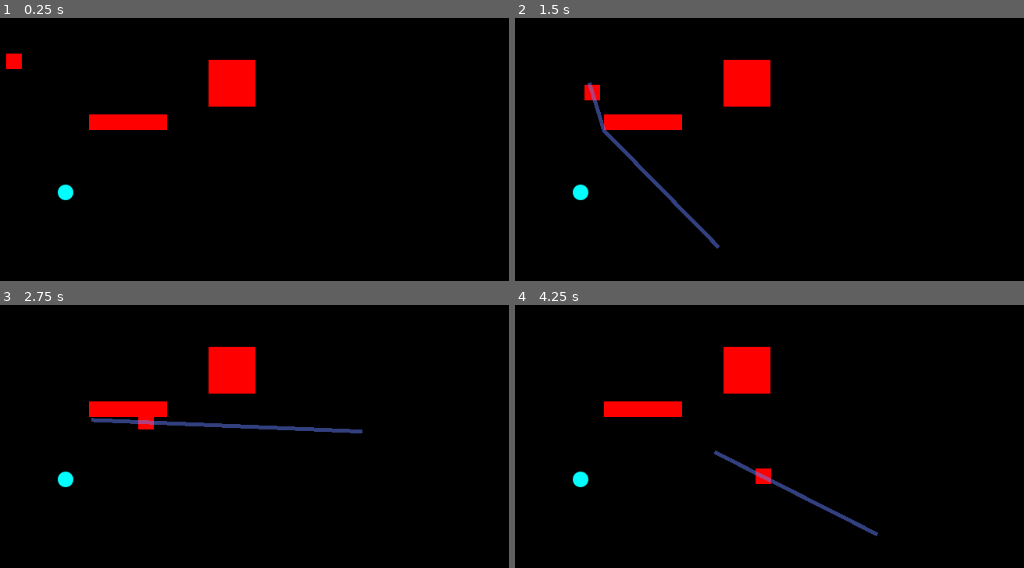
Above: before the commit, frames 1-4 (two rows, left to right).
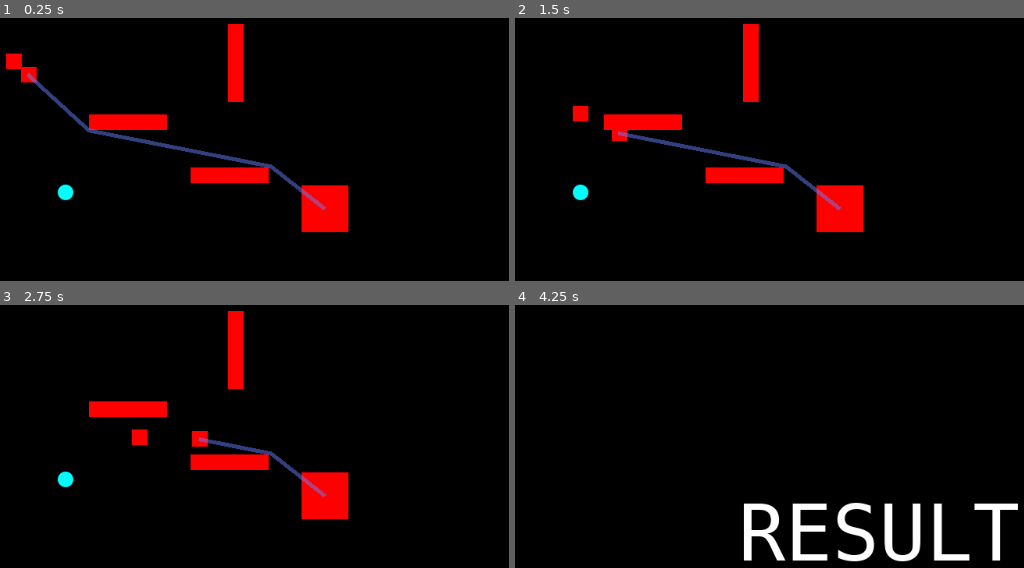
Above: after the commit, the same moments.

Repository: hsandt/bot-competition
Game: Godot game, scene res://Scenes/Arena.tscn
The game is run twice, just before and just after one commit, with the same random seed, the same clock (stepped at 60 frames per second) and the same inputs.
Inputs (mouse positions are in pixels of both pictures, inside the frame that each line leads up to):
- Up to frame 1 (0.25 s): no input
- Up to frame 2 (1.5 s): tap Enter at 0.5 s; move the mouse to (outside the picture) at 0.52 s; press the mouse at (outside the picture) at 0.53 s; hold Right (ui_right) 0.53-1.28 s; move the mouse to (718, 270) at 1.27 s; release the mouse at (718, 270) at 1.28 s; hold Down (ui_down) from 1.28 s (still down); click (718, 270) at 1.35 s
- Up to frame 3 (2.75 s): move the mouse to (442, 431) at 2.02 s; release Down (ui_down) at 2.03 s; press the mouse at (442, 431) at 2.03 s; hold Right (ui_right) from 2.03 s (still down)
- Up to frame 4 (4.25 s): move the mouse to (outside the picture) at 2.77 s; release Right (ui_right) at 2.78 s; release the mouse at (outside the picture) at 2.78 s; hold Up (ui_up) 2.78-3.53 s; click (outside the picture) at 2.85 s; move the mouse to (outside the picture) at 3.52 s; press the mouse at (outside the picture) at 3.53 s; hold Left (ui_left) from 3.53 s (still down)

The runs differ from the first frame. In frame 1, 5.5% of the frame differs, in the area x 4-69%, y 2-82%; in frame 2, 6.1%; in frame 3, 6.0%; in frame 4, 7.8%, in the area x 11-99%, y 15-98%.

Commit message:
[BOT] Added bot that moves to goal using navmesh. Split Character into HumanCharacter and base Character. Added AICharacter that seeks goal automatically.

Diff:
--- a/Scenes/Arena.tscn
+++ b/Scenes/Arena.tscn
@@ -1,22 +1,24 @@
-[gd_scene load_steps=11 format=2]
+[gd_scene load_steps=12 format=2]
 
 [ext_resource path="res://Graphics/Sprites/square_red.png" type="Texture" id=1]
 [ext_resource path="res://Scenes/Prefabs/Goal.tscn" type="PackedScene" id=2]
 [ext_resource path="res://Scenes/Prefabs/AppManager.tscn" type="PackedScene" id=3]
-[ext_resource path="res://Scripts/Character.gd" type="Script" id=4]
+[ext_resource path="res://Scenes/Prefabs/HumanCharacter.tscn" type="PackedScene" id=4]
 [ext_resource path="res://Scripts/Navigation2D.gd" type="Script" id=5]
 [ext_resource path="res://Tilesets/tileset.tres" type="TileSet" id=6]
 [ext_resource path="res://Scenes/Prefabs/Palet.tscn" type="PackedScene" id=7]
+[ext_resource path="res://Scenes/Prefabs/AICharacter.tscn" type="PackedScene" id=8]
 
 [sub_resource type="RectangleShape2D" id=1]
 extents = Vector2( 50, 10 )
 
 [sub_resource type="RectangleShape2D" id=2]
+extents = Vector2( 10, 50 )
 
 [sub_resource type="NavigationPolygon" id=3]
-vertices = PoolVector2Array( 260, 150, 510, 300, 0, 300, 160, 150, 0, 0, 160, 130, 510, 0, 260, 130 )
-polygons = [ PoolIntArray( 0, 1, 2, 3 ), PoolIntArray( 3, 2, 4, 5 ), PoolIntArray( 5, 4, 6, 7 ), PoolIntArray( 6, 1, 0, 7 ) ]
-outlines = [ PoolVector2Array( 0, 0, 510, 0, 510, 300, 0, 300 ), PoolVector2Array( 160, 150, 160, 130, 260, 130, 260, 150 ) ]
+vertices = PoolVector2Array( 358.307, 117.998, 392.971, 196.149, 287.72, 196.149, 225.956, 187.956, 260, 150, 337.509, 114.217, 358.307, 14.6376, 510, 0, 510, 300, 0, 0, 338.139, 14.0074, 260, 130, 225.325, 283.753, 289.61, 217.577, 160, 130, 0, 300, 160, 150, 392.971, 220.098, 207.048, 186.695, 208.309, 284.383 )
+polygons = [ PoolIntArray( 0, 1, 2, 3, 4, 5 ), PoolIntArray( 0, 6, 7, 8, 1 ), PoolIntArray( 9, 7, 6, 10 ), PoolIntArray( 5, 4, 11 ), PoolIntArray( 12, 3, 2, 13 ), PoolIntArray( 9, 10, 5, 11, 14 ), PoolIntArray( 15, 9, 14, 16 ), PoolIntArray( 8, 17, 1 ), PoolIntArray( 16, 4, 3, 18 ), PoolIntArray( 15, 16, 18, 19 ), PoolIntArray( 8, 15, 19, 12 ), PoolIntArray( 17, 8, 12, 13 ) ]
+outlines = [ PoolVector2Array( 0, 0, 510, 0, 510, 300, 0, 300 ), PoolVector2Array( 160, 150, 160, 130, 260, 130, 260, 150 ), PoolVector2Array( 207.048, 186.695, 208.309, 284.383, 225.325, 283.753, 225.956, 187.956 ), PoolVector2Array( 338.139, 14.0074, 358.307, 14.6376, 358.307, 117.998, 337.509, 114.217 ), PoolVector2Array( 287.72, 196.149, 392.971, 196.149, 392.971, 220.098, 289.61, 217.577 ) ]
 
 [node name="Root" type="Node2D"]
 
@@ -33,30 +35,54 @@
 texture = ExtResource( 1 )
 
 [node name="CollisionShape2D" type="CollisionShape2D" parent="Wall"]
+z_index = 1
 shape = SubResource( 1 )
 
-[node name="Goal" parent="." instance=ExtResource( 2 )]
-position = Vector2( 342.859, 89.786 )
+[node name="Wall2" type="StaticBody2D" parent="."]
+position = Vector2( 339.564, 208.326 )
+__meta__ = {
+"_edit_group_": true
+}
+
+[node name="Sprite" type="Sprite" parent="Wall2"]
+scale = Vector2( 5, 1 )
+texture = ExtResource( 1 )
+
+[node name="CollisionShape2D" type="CollisionShape2D" parent="Wall2"]
+z_index = 1
+shape = SubResource( 1 )
+
+[node name="Wall3" type="StaticBody2D" parent="."]
+position = Vector2( 347.65, 64.2488 )
+
+[node name="Sprite" type="Sprite" parent="Wall3"]
+scale = Vector2( 1, 5 )
+texture = ExtResource( 1 )
+
+[node name="CollisionShape2D" type="CollisionShape2D" parent="Wall3"]
+z_index = 1
+shape = SubResource( 2 )
+
+[node name="Wall4" type="StaticBody2D" parent="."]
+position = Vector2( 347.65, 64.2488 )
+
+[node name="Sprite" type="Sprite" parent="Wall4"]
+scale = Vector2( 1, 5 )
+texture = ExtResource( 1 )
+
+[node name="CollisionShape2D" type="CollisionShape2D" parent="Wall4"]
+position = Vector2( -131.091, 172.057 )
+z_index = 1
+shape = SubResource( 2 )
+
+[node name="Goal" parent="." groups=[
+"goal",
+] instance=ExtResource( 2 )]
+position = Vector2( 462.302, 250.736 )
 
 [node name="AppManager" parent="." instance=ExtResource( 3 )]
 
-[node name="Character" type="KinematicBody2D" parent="." groups=[
-"player",
-]]
-position = Vector2( 64.0776, 62.2726 )
-collision_layer = 8
-collision_mask = 15
-script = ExtResource( 4 )
-__meta__ = {
-"_edit_group_": true
-}
-speed = 100.0
-
-[node name="CollisionShape2D" type="CollisionShape2D" parent="Character"]
-shape = SubResource( 2 )
-
-[node name="Sprite" type="Sprite" parent="Character"]
-texture = ExtResource( 1 )
+[node name="HumanCharacter" parent="." instance=ExtResource( 4 )]
 
 [node name="Navigation2D" type="Navigation2D" parent="." groups=[
 "navigation",
@@ -65,6 +91,9 @@
 
 [node name="NavigationPolygonInstance" type="NavigationPolygonInstance" parent="Navigation2D"]
 navpoly = SubResource( 3 )
+__meta__ = {
+"_edit_lock_": true
+}
 
 [node name="Line2D" type="Line2D" parent="Navigation2D"]
 position = Vector2( 0.000305176, 0.663921 )
@@ -79,7 +108,9 @@
 format = 1
 
 [node name="Palet" parent="." instance=ExtResource( 7 )]
-position = Vector2( 72.7288, 76.8901 )
+position = Vector2( 72.4784, 76.8901 )
 
 [node name="Palet2" parent="." instance=ExtResource( 7 )]
 position = Vector2( 130, 230 )
+
+[node name="AICharacter" parent="." instance=ExtResource( 8 )]
--- /dev/null
+++ b/Scenes/Prefabs/AICharacter.tscn
@@ -0,0 +1,23 @@
+[gd_scene load_steps=4 format=2]
+
+[ext_resource path="res://Scripts/AICharacter.gd" type="Script" id=1]
+[ext_resource path="res://Graphics/Sprites/square_red.png" type="Texture" id=2]
+
+[sub_resource type="RectangleShape2D" id=1]
+
+[node name="AICharacter" type="KinematicBody2D" groups=[
+"bot",
+]]
+position = Vector2( 64.0776, 62.2726 )
+collision_layer = 8
+collision_mask = 15
+script = ExtResource( 1 )
+__meta__ = {
+"_edit_group_": true
+}
+
+[node name="CollisionShape2D" type="CollisionShape2D" parent="."]
+shape = SubResource( 1 )
+
+[node name="Sprite" type="Sprite" parent="."]
+texture = ExtResource( 2 )
--- /dev/null
+++ b/Scenes/Prefabs/HumanCharacter.tscn
@@ -0,0 +1,23 @@
+[gd_scene load_steps=4 format=2]
+
+[ext_resource path="res://Scripts/HumanCharacter.gd" type="Script" id=1]
+[ext_resource path="res://Graphics/Sprites/square_red.png" type="Texture" id=2]
+
+[sub_resource type="RectangleShape2D" id=1]
+
+[node name="HumanCharacter" type="KinematicBody2D" groups=[
+"player",
+]]
+position = Vector2( 64.0776, 62.2726 )
+collision_layer = 8
+collision_mask = 15
+script = ExtResource( 1 )
+__meta__ = {
+"_edit_group_": true
+}
+
+[node name="CollisionShape2D" type="CollisionShape2D" parent="."]
+shape = SubResource( 1 )
+
+[node name="Sprite" type="Sprite" parent="."]
+texture = ExtResource( 2 )
--- /dev/null
+++ b/Scripts/AICharacter.gd
@@ -0,0 +1,18 @@
+extends "res://Scripts/Character.gd"
+
+# References
+var goal: Node2D
+
+# State
+var located_goal: bool
+
+func _ready():
+	var goal_group = get_tree().get_nodes_in_group("goal")
+	assert(not goal_group.empty())
+	goal = goal_group[0]
+
+func _process(delta):
+	# run logic
+	if not located_goal:
+		# locate and target goal
+		compute_path_to_target(goal.global_position)
--- a/Scripts/Character.gd
+++ b/Scripts/Character.gd
@@ -1,13 +1,13 @@
 extends KinematicBody2D
 
 # Reference to common Navigation 2D for this level
-onready var navigation2D : Navigation2D = get_tree().get_nodes_in_group("navigation")[0]
+var navigation2D : Navigation2D
 
 # Debug line showing the current path
-onready var line_2D : Line2D = navigation2D.get_node("Line2D")
+var line_2D : Line2D
 
-# Character speed
-export var speed = 2.0
+# Character speed (px/s)
+export var speed = 100.0
 
 # Current navigation path
 var path : Array = []
@@ -19,52 +19,72 @@
 var current_distance : float = 0.0
 
 func _ready():
+	var navigation_group = get_tree().get_nodes_in_group("navigation")
+	# will fail when playing Character prefab scene alone, don't do that!
+	assert(not navigation_group.empty())
+	navigation2D = navigation_group[0]
+	# FIXME: support multiple characters by providing multiple debug lines
+	line_2D = navigation2D.get_node("Line2D")
+
 	# for some reason, adding node to root doesn't work,
 	# so I use a preconstructed Line2D under navigation2D
 #	line_2D = Line2D.new()
 #	get_tree().get_root().add_child(line_2D)
+
 	# initial update to clear debug line
 	update_debug_line()
 
 func _process(delta):
 	if moving:
 		current_distance += speed * delta
-		# for now, direct motion (may go into walls!)
-		global_position = get_point_on_path(current_distance)
+
+		# for now, direct motion (may go into walls! count on collision to block)
+		var point_result = get_point_on_path(current_distance)
+		global_position = point_result[0]
+		var reached_end = point_result[1]
+		if reached_end:
+			# last point reached, stop moving and clear path
+			moving = false
+			path.clear()
+			update_debug_line()
+
+func compute_path_to_target(target_position):
+	"""Compute a path to a new target position and start moving"""
+
+	# compute path to target position
+	path = navigation2D.get_simple_path(global_position, target_position)
+
+	# start moving from the beginning of the path
+	moving = true
+	current_distance = 0.0
+
+	update_debug_line()
 
 func get_point_on_path(distance):
+	"""
+	Return an array [point: Vector2, reached_end: bool] where:
+		- point is the position on the current path at `distance` from the start
+		- reached_end is true iff the point is the end of the current path
+
+	"""
+
 	# first point
 	if distance <= 0:
-		return path[0]
+		return [path[0], false]
 
 	for i in range(len(path) - 1):
 		var segment_length = path[i].distance_to(path[i + 1])
-		if distance <= segment_length:
+
+		# we use < instead of <= just so that, in case distance reaches exactly the total path distance
+		# this frame, we can immediately return with reached_end: true more below instead of waiting next frame
+		if distance < segment_length:
 			# we are on segment [i, i+1]
-			return path[i].linear_interpolate(path[i + 1], distance / segment_length)
+			return [path[i].linear_interpolate(path[i + 1], distance / segment_length), false]
 		else:
 			# we must check the next segment with the remaining distance after this one
 			distance -= segment_length
 
-	# last point, stop moving
-	moving = false
-
-	var last_point = path[-1]
-	path.clear()
-	update_debug_line()
-
-	return last_point
-
-func _unhandled_input(event: InputEvent):
-	if event.is_action_pressed("set_move_target"):
-		# compute path to target (cursor) position
-		path = navigation2D.get_simple_path(global_position, event.global_position)
-
-		# reset current point index
-		moving = true
-		current_distance = 0.0
-
-		update_debug_line()
+	return [path[-1], true]
 
 func update_debug_line():
 	line_2D.points = path
--- /dev/null
+++ b/Scripts/HumanCharacter.gd
@@ -0,0 +1,5 @@
+extends "res://Scripts/Character.gd"
+
+func _unhandled_input(event: InputEvent):
+	if event.is_action_pressed("set_move_target"):
+		compute_path_to_target(event.global_position)
